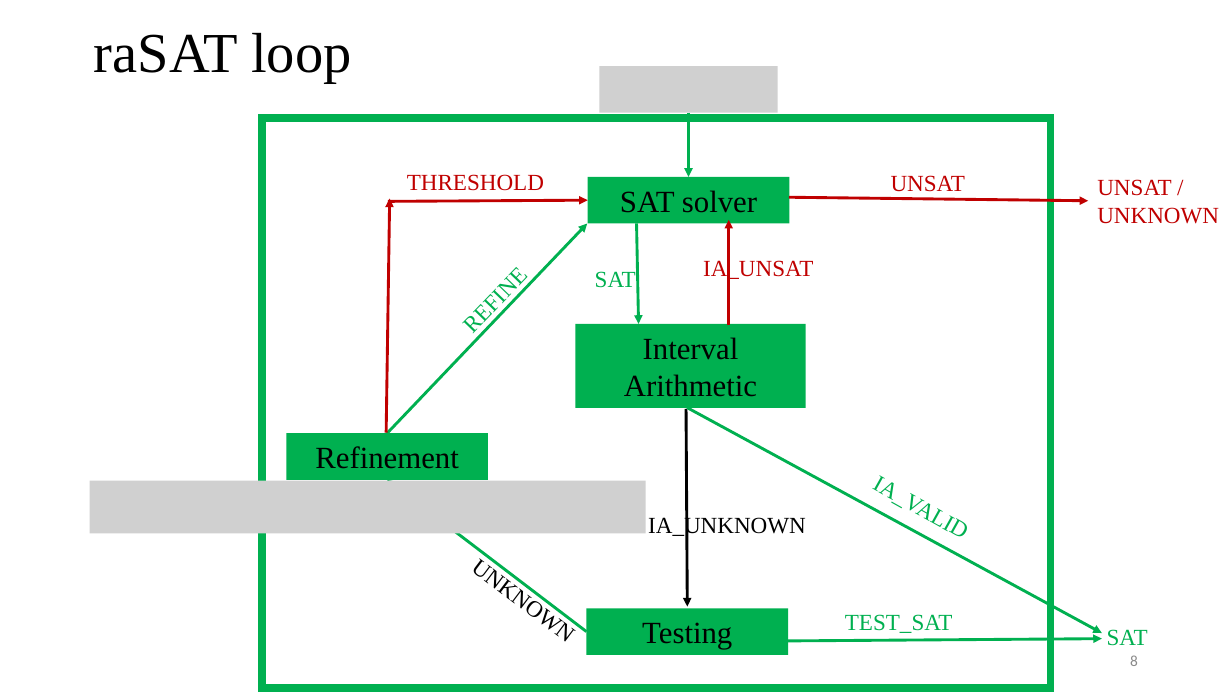
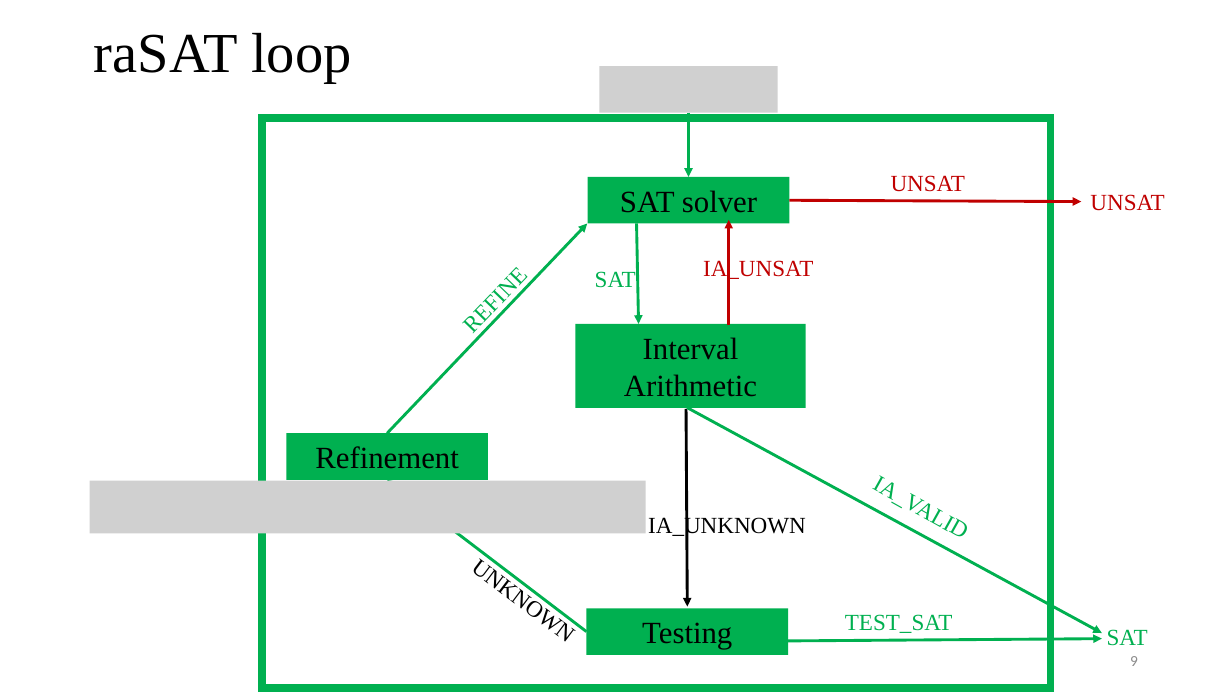
Before and after one commit to tungvx/raSAT, a slide deck: slide 9 of report/thesis/presentation.pptx (slide 8 before the commit). Drawn at 1232x693 pixels with LibreOffice and Linux fonts; fonts in the diff are those of the drawing; grey boxes stand for pictures. Boxes give left, top, right and bottom in pixels: in the first picture for what was removed or moved away, otherwise in the second. Text is boxed around its words. In the diff, an @@ line names an element or a change of style, - is before the commit and + after.

```diff
--- a/report/thesis/presentation.pptx
+++ b/report/thesis/presentation.pptx
@@ text removed at <box>407,174,544,191</box> @@
-THRESHOLD
@@ arrow removed from (386, 433) to (390, 199) @@
@@ arrow removed from (388, 201) to (588, 201) @@
@@ arrow moved from (789, 197) - (1089, 201) to (789, 201) - (1081, 201) @@
@@ text at <box>1090,194,1164,211</box>: text changed @@
-UNSAT /
-UNKNOWN
+UNSAT
@@ page number at <box>1130,656,1138,666</box>: text changed @@
-8
+9
```
Also in this commit, not shown: 9 other slides changed, 1 slide added.
